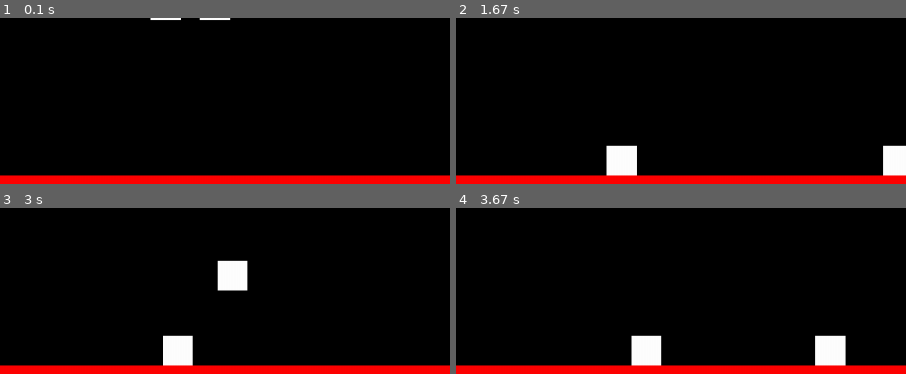
Above: before the commit, frames 1-4 (two rows, left to right).
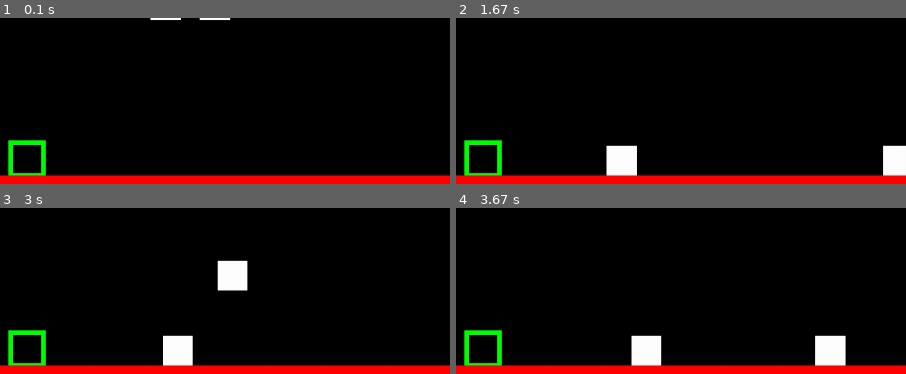
Above: after the commit, the same moments.

Repository: EvannBerthou/PygamePlatformer
Game: pygame game, started from main.py
The game is run twice, just before and just after one commit, with the same random seed, the same clock (stepped at 60 frames per second) and the same inputs.
Inputs:
- Up to frame 1 (0.1 s): no input
- Up to frame 2 (1.67 s): hold Right 0.33-0.8 s; hold Up 0.83-1.13 s; hold Right 1.17-1.63 s
- Up to frame 3 (3 s): hold Left 1.67-2.2 s; tap D at 1.82 s; hold Left 2.23-2.63 s; hold Up from 2.67 s (still down)
- Up to frame 4 (3.67 s): release Up at 3.03 s; hold Right from 3.07 s (still down); tap D at 3.22 s
The pictures show only the part of the screen within x 4-54%, y 10-60%; the shares and areas given below are measured in that part.

The runs differ from the first frame. In frame 1, 0.8% of the frame differs, in the area x 1-11%, y 73-96%; in frame 2, 0.8%; in frame 3, 0.8%; in frame 4, 0.8%.

Commit message:
(#85) Fixed Door not rendering and colliding

Diff:
--- a/Door.py
+++ b/Door.py
@@ -15,7 +15,7 @@
                 ((self.rect[0],self.rect[1]+self.rect[3]), (self.rect[0]+self.rect[2],self.rect[1]+self.rect[3]))
         ]
     def __init__(self, x,y,w,h, color = (0,255,0)):
-        self.rect = (x,y,w,h)
+        self.rect = pygame.Rect(x,y,w,h)
         self.color = color
         self.collide = False
         self.border = 10
--- a/main.py
+++ b/main.py
@@ -23,7 +23,7 @@
         self.colliders = [
                 Wall(-10,0,10,DESING_H), #MUR GAUCHE
                 Wall(DESING_W,0,20,DESING_H), #MUR DROIT
-                Door(100, DESING_H - 372,70,70, 0),
+                Door(100, DESING_H - 372,70,70),
                 self.sol]
 
         self.clock = pygame.time.Clock()
